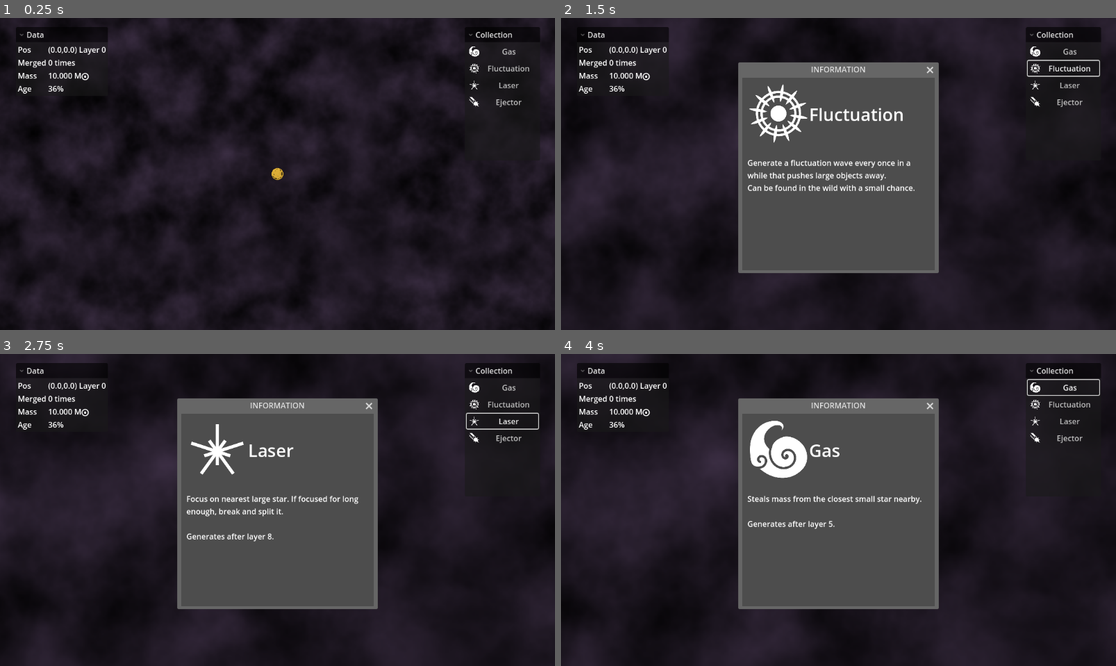
Above: before the commit, frames 1-4 (two rows, left to right).
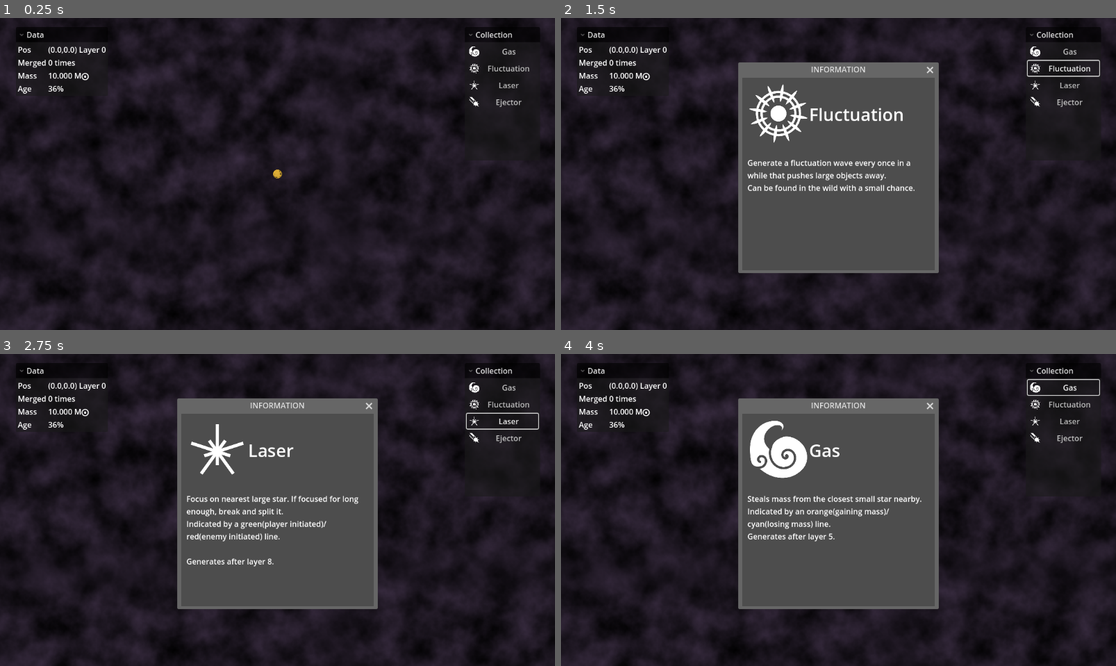
Above: after the commit, the same moments.

Repository: HellHoleStudios/ldjam58
Game: Godot game, scene res://scene/game.tscn
The game is run twice, just before and just after one commit, with the same random seed, the same clock (stepped at 60 frames per second) and the same inputs.
Inputs:
- Up to frame 1 (0.25 s): no input
- Up to frame 2 (1.5 s): click "Gas" at 0.5 s; click "Fluctuation" at 1.25 s
- Up to frame 3 (2.75 s): click "Laser" at 2 s
- Up to frame 4 (4 s): click "Ejector" at 2.75 s; click "Gas" at 3.5 s

The runs differ from the first frame. In frame 1, 6.2% of the frame differs, in the area x 0-100%, y 0-100%; in frame 2, 5.3%; in frame 3, 5.6%; in frame 4, 5.6%.

Commit message:
Final Laser

Diff:
--- a/partial/gas_line.tscn
+++ b/partial/gas_line.tscn
@@ -1,7 +1,11 @@
-[gd_scene format=3 uid="uid://iyk7pges34yy"]
+[gd_scene load_steps=2 format=3 uid="uid://iyk7pges34yy"]
+
+[sub_resource type="Gradient" id="Gradient_mm6wy"]
+colors = PackedColorArray(1, 0.59452194, 0.14036512, 1, 0.3882353, 1, 1, 1)
 
 [node name="GasLine" type="Line2D"]
 points = PackedVector2Array(0, 0, 100, 100)
+gradient = SubResource("Gradient_mm6wy")
 joint_mode = 2
 begin_cap_mode = 2
 end_cap_mode = 2
--- a/script/features/Gas.gd
+++ b/script/features/Gas.gd
@@ -11,7 +11,7 @@
 static func get_feature_desc() -> String:
 	return """
 Steals mass from the closest small star nearby.
-
+Indicated by an orange(gaining mass)/cyan(losing mass) line.
 Generates after layer 5.
 	"""
 
--- a/script/features/Laser.gd
+++ b/script/features/Laser.gd
@@ -11,6 +11,7 @@
 static func get_feature_desc() -> String:
 	return """
 Focus on nearest large star. If focused for long enough, break and split it.
+Indicated by a green(player initiated)/red(enemy initiated) line.
 
 Generates after layer 8.
 	"""
@@ -43,6 +44,8 @@
 
 	if particle==null:
 		particle=l.instantiate()
+		particle.gradient=null
+
 		star.add_child(particle)
 
 	if smallest_star==null or smallest_dist>star.get_radius()*20:
@@ -59,15 +62,18 @@
 	particle.visible=true
 	particle.points[1]=smallest_star.position-star.position
 	particle.width = 5
-	particle.default_color=Color.RED.lightened(timeout/max_timeout)
+	if star is PlayerStar:
+		particle.default_color=Color.GREEN.lightened(timeout/max_timeout)
+	else:
+		particle.default_color=Color.RED.lightened(timeout/max_timeout)
 
 	if timeout<0 and sucking!=null:
-		sucking.split(sucking.mass/2)
+		sucking.explode(star,50.0,false)
 		sucking=null
 
 static func generate_weight(stars: Array[Node], player: PlayerStar, star: Star) -> float:
 	#print(star)
 	if Game.get_layer(star.position)>=8:
 		#print("Indeed greater generate")
-		return 0.05
-	return 1
+		return min(0.25,0.05+(Game.get_layer(star.position)-8)*0.01)
+	return 0
--- a/script/game.gd
+++ b/script/game.gd
@@ -76,7 +76,7 @@
 
 			# 只生成在新圆环区域（即距离last_player_pos > boundary_radius）
 			if pos.distance_to(last_player_pos) > boundary_radius:
-				var star = spawn_star_displayer(pos, randf_range(0.1*$player.mass, 1.5*$player.mass))
+				var star = spawn_star_displayer(pos, randf_range(0.1*$player.mass, 3*$player.mass))
 				set_star_features(star)
 		area_accum -= spawn_count * density
 
--- a/script/obj/Star.gd
+++ b/script/obj/Star.gd
@@ -95,7 +95,7 @@
 			Game.get_feature(f).new(self, f.level)
 
 func merge(other: Star) -> void:
-	other.mass/=10
+	other.mass/=4
 
 	# 动量守恒
 	var total_mass = other.mass + mass
@@ -131,37 +131,7 @@
 			else:
 				var CRASH_SPEED = 50
 				if (star.linear_velocity - linear_velocity).length() > CRASH_SPEED: # 临界速度可调
-					#print("split")
-					linear_velocity = star.linear_velocity * 2
-					# 分裂成多个碎块
-					var split_num = min(int((star.linear_velocity - linear_velocity).length() / CRASH_SPEED * 0.5) + randi_range(2, 4), 10) + 8
-					# 碎块质量随机分配
-					var masse_ratios = []
-					var sum = 0
-					for i in range(split_num):
-						masse_ratios.append(randf_range(1, 10))
-						sum += masse_ratios[i]
-
-					var fragments = [self]
-					for i in range(split_num):
-						#print(mass * masse_ratios[i] / sum)
-						var fragment = split(mass * masse_ratios[i] / sum)
-						if fragment:
-							fragments.append(fragment)
-					star.linear_velocity *= -0.5
-
-					# 碎片之间忽略0.2秒引力
-					for fragment_a in fragments:
-						for fragment_b in fragments:
-							if fragment_a == fragment_b:
-								continue
-							fragment_a.add_ignore_gravity(fragment_b, 0.2)
-
-					var explosion: Sprite2D = explosion_scene.instantiate()
-					get_tree().current_scene.add_child(explosion)
-					explosion.global_position = global_position
-					var explosion_scale = get_radius() / 40
-					explosion.scale = Vector2(explosion_scale, explosion_scale)
+					explode(star,CRASH_SPEED)
 				else:
 					var BOUNCE_FACTOR = 20
 					var dir = (star.position - position).normalized()
@@ -175,6 +145,40 @@
 					# 相互忽略0.2秒引力
 					star.add_ignore_gravity(self, 0.2)
 					add_ignore_gravity(star, 0.2)
+
+func explode(star: Star,CRASH_SPEED=50.0, affect_self = true):
+	#print("split")
+	linear_velocity = star.linear_velocity * 2
+	# 分裂成多个碎块
+	var split_num = min(int((star.linear_velocity - linear_velocity).length() / CRASH_SPEED * 0.5) + randi_range(2, 4), 10) + 8
+	# 碎块质量随机分配
+	var masse_ratios = []
+	var sum = 0
+	for i in range(split_num):
+		masse_ratios.append(randf_range(1, 10))
+		sum += masse_ratios[i]
+
+	var fragments = [self]
+	for i in range(split_num):
+		#print(mass * masse_ratios[i] / sum)
+		var fragment = split(mass * masse_ratios[i] / sum)
+		if fragment:
+			fragments.append(fragment)
+	if affect_self:
+		star.linear_velocity *= -0.5
+
+	# 碎片之间忽略0.2秒引力
+	for fragment_a in fragments:
+		for fragment_b in fragments:
+			if fragment_a == fragment_b:
+				continue
+			fragment_a.add_ignore_gravity(fragment_b, 0.2)
+
+	var explosion: Sprite2D = explosion_scene.instantiate()
+	get_tree().current_scene.add_child(explosion)
+	explosion.global_position = global_position
+	var explosion_scale = get_radius() / 40
+	explosion.scale = Vector2(explosion_scale, explosion_scale)
 
 func calc_star_force(other: Star) -> Vector2:
 	if other in IgnoreGravity:
--- a/script/ui/camera.gd
+++ b/script/ui/camera.gd
@@ -10,4 +10,5 @@
 		#targetZoom=(1/sqrt(2))**(layer-5)
 
 	targetZoom = 32/%player.get_radius()
+	targetZoom = clamp(targetZoom, 0, 1)
 	self.zoom=lerp(self.zoom,Vector2.ONE*targetZoom,0.01)
--- a/script/ui/player.gd
+++ b/script/ui/player.gd
@@ -25,6 +25,9 @@
 	speed = 1000 / $Sprite/Camera2D.zoom.x
 	acceleration = 500 / $Sprite/Camera2D.zoom.x
 
+	# Clamp speed already
+	linear_velocity=linear_velocity.limit_length(speed)
+
 	# 1. Get the player input direction
 	var input_direction = Input.get_vector("A", "D", "W", "S").normalized()
 
